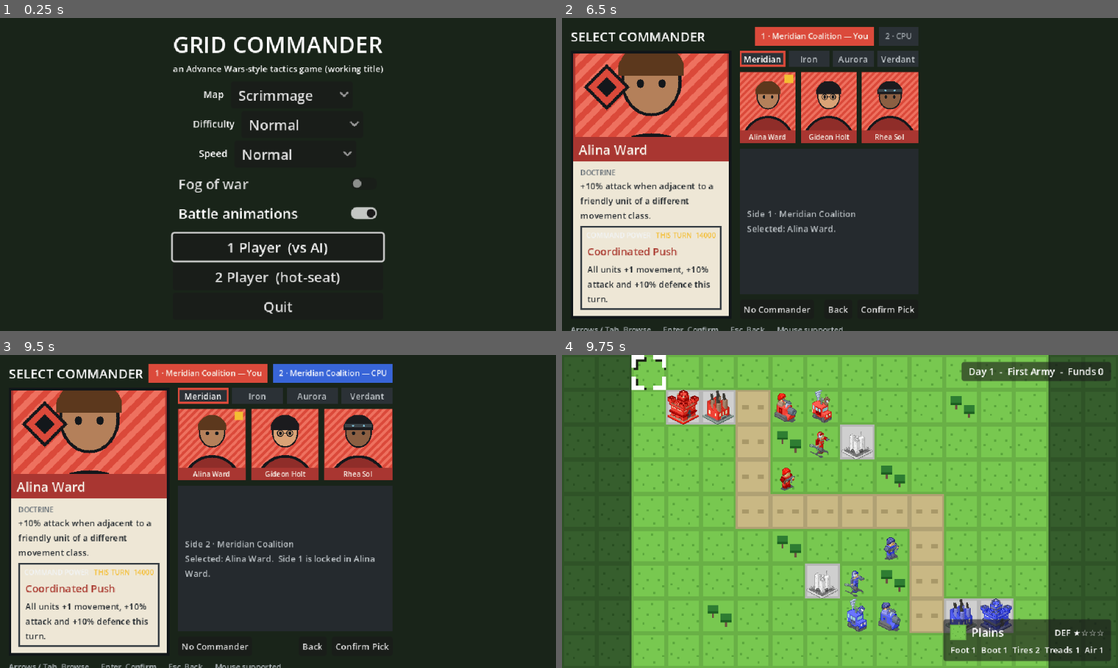
Above: before the commit, frames 1-4 (two rows, left to right).
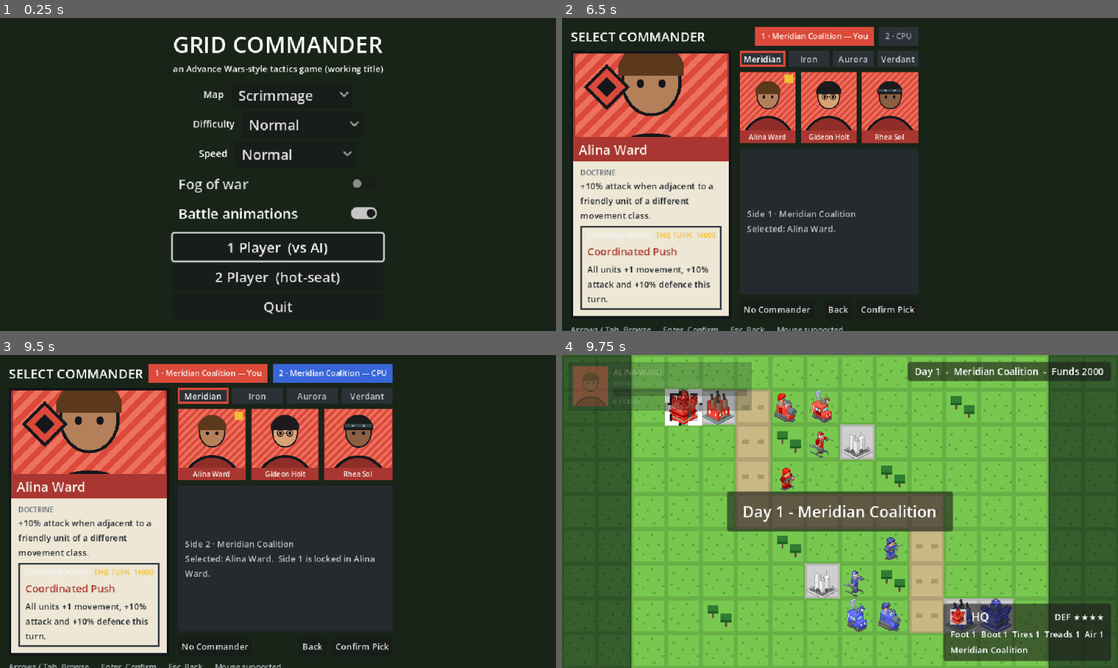
Above: after the commit, the same moments.

Repository: hanscanonico/advance_war_clone
Game: Godot game, scene res://scenes/menu/main_menu.tscn
Two runs of this game, one before a commit and one after it. Both use one fixed random seed, a clock stepped at 60 frames per second and the inputs below.
Inputs (mouse positions are in pixels of both pictures, inside the frame that each line leads up to):
- Up to frame 1 (0.25 s): no input
- Up to frame 2 (6.5 s): click "Normal" at 0.5 s; click "Normal" at 1.25 s; click "Normal" at 2 s; click "Normal" at 2.75 s; click "1 Player (vs AI)" at 3.5 s; click (767, 108) at 4.27 s; click (828, 108) at 5.02 s; click (890, 108) at 5.77 s
- Up to frame 3 (9.5 s): click "Confirm Pick" at 6.5 s; click (211, 445) at 7.27 s; click (283, 445) at 8.02 s; click (355, 445) at 8.77 s
- Up to frame 4 (9.75 s): click "Confirm Pick" at 9.5 s

Frames 1-3 are identical in both runs. In frame 4, 13% of the frame differs, in the area x 2-99%, y 0-96%.
Error before the commit: Parse Error: Cannot find member "TEAM_COLORS" in base "TerrainPanel". (res://scenes/battle/cutscene/combat_cutscene.gd:254)

Commit message:
no-mistakes(review): Fix cut-in camera restore, settings guard, dangling TEAM_COLORS refs

Diff:
--- a/autoload/settings.gd
+++ b/autoload/settings.gd
@@ -89,7 +89,9 @@
 	var stored: Variant = config.get_value(SECTION, SPEED_KEY, "")
 	if stored is String:
 		speed = GameSpeed.by_id(StringName(stored))
-	battle_animations = config.get_value(SECTION, BATTLE_ANIMATIONS_KEY, battle_animations)
+	var stored_anim: Variant = config.get_value(SECTION, BATTLE_ANIMATIONS_KEY, battle_animations)
+	if stored_anim is bool:
+		battle_animations = stored_anim
 
 
 func _save() -> void:
--- a/scenes/battle/battle_animator.gd
+++ b/scenes/battle/battle_animator.gd
@@ -113,8 +113,8 @@
 		_pace_cut_in()
 		var resting := camera.zoom
 		await _punch_camera()
-		await cutscene.play(result, attacker, defender)
-		camera.zoom = resting  # restored under the cut-in, so nothing sees it snap
+		await cutscene.play(result, attacker, defender, camera, resting)
+		camera.zoom = resting  # safety net: the cut-in already eased it home on the wipe
 		_last_cut_in_ms = Time.get_ticks_msec()
 		_sync_aftermath()
 		return
@@ -190,8 +190,9 @@
 
 ## A short zoom onto the cell about to be struck, so the board flinches before
 ## the frame is taken away from it. Awaited, then left punched in: the cut-in
-## covers the map for its whole run, and `animate_combat` puts the zoom back
-## while nothing can see it.
+## covers the map for its whole run and, handed the camera and this resting zoom,
+## eases it home over the closing wipe so the board is already at rest the moment
+## it is uncovered — see CombatCutscene._restore_zoom.
 func _punch_camera() -> void:
 	var tween := node.create_tween()
 	(
--- a/scenes/battle/battle_scenario_driver.gd
+++ b/scenes/battle/battle_scenario_driver.gd
@@ -355,13 +355,18 @@
 ## rest of the session. Here the same exchange is played and skipped again and
 ## again, one frame later each time, which walks the skip across every beat the
 ## cut-in has — the wipe, the volley, the impact, the counter, the death and the
-## hold. Each run has to emit `finished` exactly once.
+## hold. Each run has to emit `finished` exactly once and land the punched-in
+## camera back at its resting zoom, since the cut-in now eases that off its own
+## clock too (plan R2/R4).
 ##
 ## A run that never finishes hangs the scenario and the smoke sweep reports the
-## timeout; one that finishes twice, or not at all, quits non-zero here.
+## timeout; one that finishes twice, or not at all, or leaves the camera zoomed,
+## quits non-zero here.
 func _spam_skip(result: CombatResolver.CombatResult, attacker: Unit, defender: Unit) -> void:
 	var cutscene := _battle.animator.cutscene
+	var camera := _battle.camera
 	var tree := _battle.get_tree()
+	var resting := camera.zoom
 	for delay in SKIP_FRAMES:
 		var finishes := [0]
 		# Deliberately not CONNECT_ONE_SHOT: a one-shot connection drops itself
@@ -369,7 +374,11 @@
 		# exit that fires twice — would be the one it could not see.
 		var tally := func() -> void: finishes[0] += 1
 		cutscene.finished.connect(tally)
-		cutscene.play(result, attacker, defender)  # deliberately not awaited
+		# Hand it the punched-in camera the animator would, so the skip has a zoom
+		# to land: the cut-in now owns easing it back to `resting` off its own
+		# clock, and a skip must pin it there like every other value it drives.
+		camera.zoom = resting * BattleAnimator.PUNCH_ZOOM
+		cutscene.play(result, attacker, defender, camera, resting)  # deliberately not awaited
 		for frame in delay:
 			await tree.process_frame
 		# Spammed, not pressed once: a second skip after the exit has run must be
@@ -383,7 +392,17 @@
 			push_error("cut-in skipped after %d frame(s) finished %d times" % [delay, finishes[0]])
 			tree.quit(1)
 			return
-	print("cutin_skip: %d skips, each resolved exactly once" % SKIP_FRAMES.size())
+		if not camera.zoom.is_equal_approx(resting):
+			push_error(
+				(
+					"cut-in skipped after %d frame(s) left camera zoom at %s, not resting %s"
+					% [delay, camera.zoom, resting]
+				)
+			)
+			tree.quit(1)
+			return
+	camera.zoom = resting
+	print("cutin_skip: %d skips, each resolved exactly once and camera home" % SKIP_FRAMES.size())
 
 
 ## Puts one unit of each named type onto the first pair of cells the board has
--- a/scenes/battle/cutscene/combat_cutscene.gd
+++ b/scenes/battle/cutscene/combat_cutscene.gd
@@ -106,6 +106,16 @@
 var _view := Vector2(640.0, 360.0)
 var _bar_h := 46.0
 
+## The board camera and the two zoom levels the entry flinch left it between.
+## The cut-in eases it from `_punched_zoom` back to `_resting_zoom` over the
+## closing wipe, so the board is already at rest on the frame it is uncovered —
+## no snap when `play` returns, and a skip lands the zoom home exactly as it
+## lands every other value, because it too is a pure function of `_t`. Bound per
+## play by the animator; null for a posed still, which never punched the camera.
+var _camera: Camera2D
+var _resting_zoom := Vector2.ONE
+var _punched_zoom := Vector2.ONE
+
 var _playing := false
 var _skipping := false
 var _t := 0.0
@@ -137,8 +147,21 @@
 
 ## Plays one already-resolved exchange and returns when the map is back.
 ## Awaitable: both call sites hold the interaction flow on it.
-func play(result: CombatResolver.CombatResult, attacker: Unit, defender: Unit) -> void:
+##
+## The animator hands over the punched-in camera and the zoom to return it to;
+## the cut-in eases it home over the closing wipe (see `_restore_zoom`). Left
+## null — as the scenario driver leaves it — the camera is untouched.
+func play(
+	result: CombatResolver.CombatResult,
+	attacker: Unit,
+	defender: Unit,
+	camera: Camera2D = null,
+	resting_zoom := Vector2.ONE
+) -> void:
 	_pose(result, attacker, defender)
+	_camera = camera
+	_resting_zoom = resting_zoom
+	_punched_zoom = camera.zoom if camera != null else resting_zoom
 	_t = 0.0
 	_playing = true
 	_skipping = false
@@ -161,6 +184,7 @@
 	result: CombatResolver.CombatResult, attacker: Unit, defender: Unit, at: float
 ) -> void:
 	_pose(result, attacker, defender)
+	_camera = null  # a still never punched the camera; keep `_apply` off it
 	_t = clampf(at, 0.0, _beats.total)
 	_layout()
 	_apply()
@@ -221,8 +245,14 @@
 	_atk_style = _styles.for_unit(attacker.type)
 	_def_style = _styles.for_unit(defender.type)
 	_accent = _accent_of(attacker.team)
-	_atk.bind(attacker, _terrain_at(attacker.cell), view.game.owner_at(attacker.cell), false)
-	_def.bind(defender, _terrain_at(defender.cell), view.game.owner_at(defender.cell), true)
+	_atk.bind(attacker, _terrain_at(attacker.cell), view.game.owner_at(attacker.cell), false, _accent)
+	_def.bind(
+		defender,
+		_terrain_at(defender.cell),
+		view.game.owner_at(defender.cell),
+		true,
+		_accent_of(defender.team)
+	)
 	_atk.hp_shown = result.attacker_hp_before
 	_def.hp_shown = result.defender_hp_before
 	_squads(_atk, result.attacker_hp_before, _atk_hp_after, result.attacker_died)
@@ -243,15 +273,16 @@
 	side.squad_now = side.squad_was if died else CutsceneSide.figures_for(after)
 
 
-## The colour the wipe carries: the attacking commander's faction, or that
-## side's plain team colour when it is fighting without one. CommanderVisuals is
-## the single authority on what a faction looks like — the card, the HUD chip and
-## the power banner all ask it, and so does this.
+## A side's accent colour: the attacking commander's faction, or — fighting
+## without one — the classic its slot falls back to. CommanderVisuals is the
+## single authority on what a faction looks like (the card, the HUD chip and the
+## power banner all ask it, and so does this); a commander-less side's colour is
+## SideIdentity's, the same red/blue the board and panels already resolve it to.
 func _accent_of(team: int) -> Color:
 	var commander := view.game.commander_of(team)
 	if commander != null and commander.id != CommanderType.NEUTRAL_ID:
 		return CommanderVisuals.theme_for(commander).color_light
-	return TerrainPanel.TEAM_COLORS.get(team, Color.WHITE)
+	return view.identity.theme(team).color_light
 
 
 ## The cell's terrain. An attacker fires from the cell it has already been moved
@@ -303,6 +334,7 @@
 	var present := clampf(_window(Vector2(0.0, WIPE_IN)) - _window(_beats.wipe_out), 0.0, 1.0)
 	var plates := _window(Vector2(WIPE_IN * 0.5, WIPE_IN * 0.5 + PLATES)) * present
 	_dim.color.a = DIM_ALPHA * present
+	_restore_zoom()
 	_frame_bars(present)
 	_frame_band(present)
 
@@ -333,6 +365,18 @@
 
 	_frame_fx(present)
 	_sound()
+
+
+## Eases the board camera from its entry punch back to rest over the closing
+## wipe, in lockstep with `present` falling to zero — so the map is already at
+## its resting zoom on the frame the wipe uncovers it, and a skip (which pins the
+## reveal at 1) lands the zoom exactly at rest with everything else. No-op when no
+## camera was handed over, which is how a posed still leaves the board untouched.
+func _restore_zoom() -> void:
+	if _camera == null:
+		return
+	var reveal := _window(_beats.wipe_out)
+	_camera.zoom = _resting_zoom if reveal >= 1.0 else _punched_zoom.lerp(_resting_zoom, reveal)
 
 
 ## The letterbox, and the faction line on its inner edge. The accent is brightest
--- a/scenes/battle/cutscene/cutscene_side.gd
+++ b/scenes/battle/cutscene/cutscene_side.gd
@@ -85,6 +85,10 @@
 var terrain: TerrainType
 ## Owner of the cell this side is fought over, for the team-tinted atlas row.
 var owner_team := 0
+## This side's faction accent, the tint on its name-plate bar. Resolved by the
+## director off SideIdentity and written here — the side never re-derives a team
+## colour, in keeping with "draws, and does nothing else" above.
+var accent := Color.WHITE
 ## True for the defender's half: art, plates and squad all face the other way.
 var mirror := false
 
@@ -130,10 +134,13 @@
 
 ## Poses this half for one exchange. Called once per cut-in, before the clock
 ## starts; everything after that is the pose fields above.
-func bind(p_unit: Unit, p_terrain: TerrainType, p_owner_team: int, p_mirror: bool) -> void:
+func bind(
+	p_unit: Unit, p_terrain: TerrainType, p_owner_team: int, p_mirror: bool, p_accent: Color
+) -> void:
 	unit = p_unit
 	terrain = p_terrain
 	owner_team = p_owner_team
+	accent = p_accent
 	mirror = p_mirror
 	_art = UnitSprite.texture_for(p_unit.type, p_unit.team)
 	_ridge_tint = _ground_tint(p_terrain.atlas_col, _atlas_row())
@@ -432,7 +439,6 @@
 
 func _draw_name_row(plate: Rect2) -> void:
 	var font := get_theme_font(&"font", &"Label")
-	var accent: Color = TerrainPanel.TEAM_COLORS.get(unit.team, Color.WHITE)
 	var title := unit.type.display_name.to_upper()
 	var text_width := font.get_string_size(title, HORIZONTAL_ALIGNMENT_LEFT, -1, 12).x
 	var bar_x := _outward_px(PLATE_MARGIN - 10.0) - (4.0 if mirror else 0.0)
